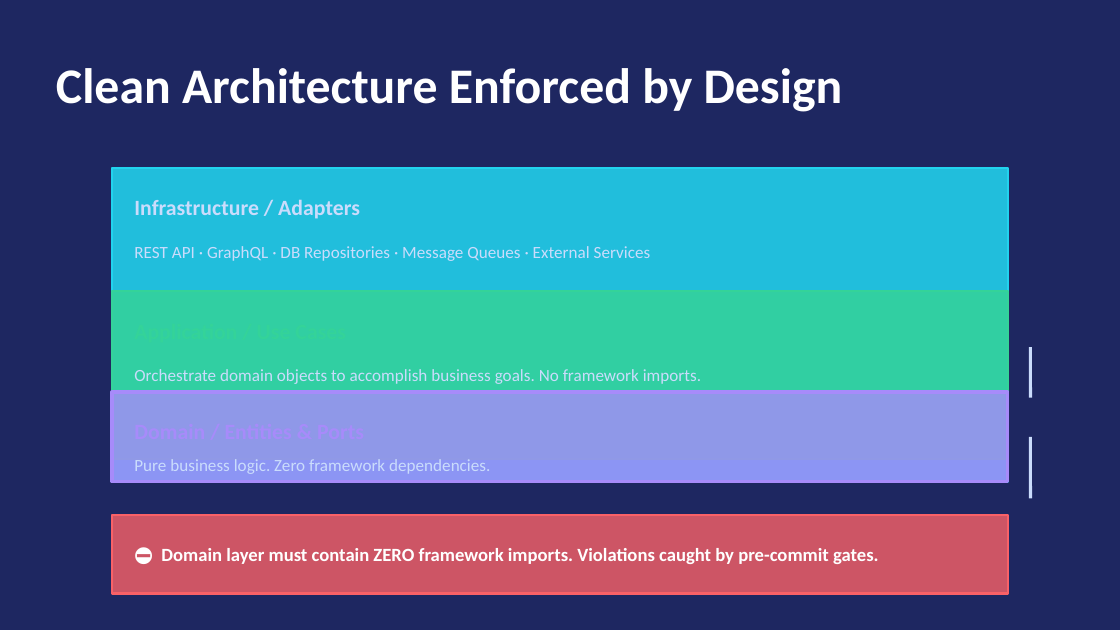
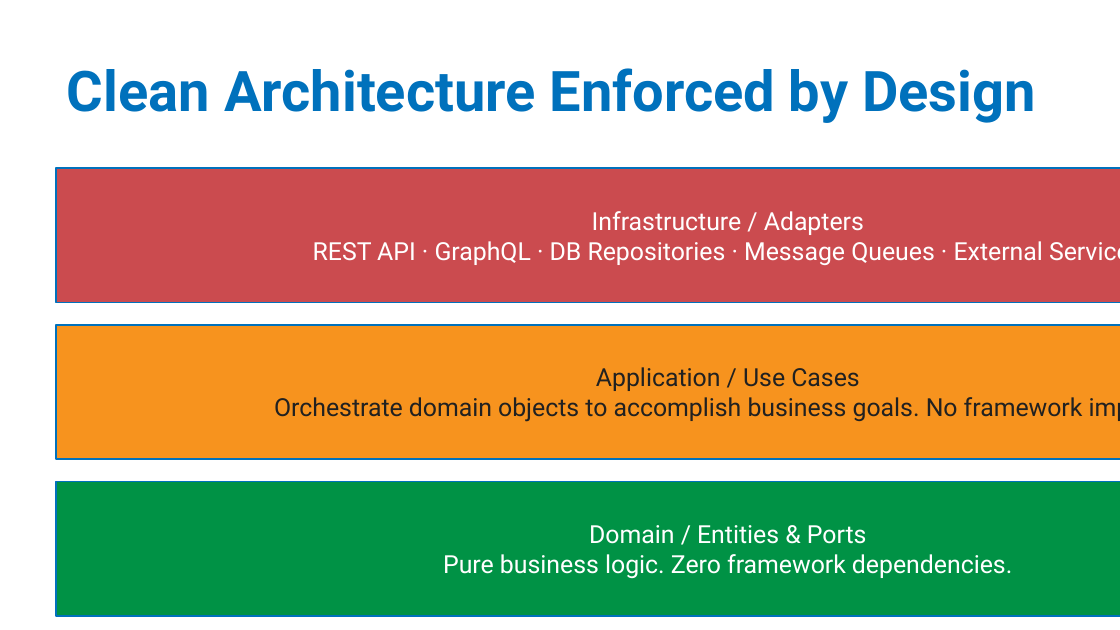
Before and after one commit to leonardsoetedjo/app-architecture-template, a slide deck: slide 4 of app-architecture-template-full.pptx. Drawn at 1120x630 pixels with LibreOffice and Linux fonts; fonts in the diff are those of the drawing. Boxes give left, top, right and bottom in pixels: in the first picture for what was removed or moved away, otherwise in the second. Text is boxed around its words. In the diff, an @@ line names an element or a change of style, - is before the commit and + after.

Commit message:
feat(pptx): rewrite deck with hermes-design-powerpoint standard

```diff
--- a/app-architecture-template-full.pptx
+++ b/app-architecture-template-full.pptx
@@ background #1E2761 to #FFFFFF @@
@@ text "Clean Architecture Enforced by Design": place and size @@
-text "Clean Architecture Enforced by Design" at bbox=[56, 68, 843, 112]
+text "Clean Architecture Enforced by Design" at bbox=[67, 68, 1036, 123]
@@ text "Clean Architecture Enforced by Design" at bbox=[67, 68, 1036, 123]: size 32 to 36 pt, font Calibri to Roboto, text colour #FFFFFF to #0071BC @@
@@ rectangle: place and size @@
-rectangle at bbox=[112, 168, 1008, 482]
+rectangle at bbox=[56, 168, 1120, 302]
@@ rectangle at bbox=[56, 168, 1120, 302]: fill #22D3EE at 88% opacity to #CB4B4F; outline #22D3EE 1.5 pt to #0071BC 1 pt; proportions changed @@
@@ text "Infrastructure / Adapters": place and size @@
-text "Infrastructure / Adapters" at bbox=[134, 246, 651, 261]
+text "Infrastructure / Adapters" at bbox=[313, 211, 1043, 265]
@@ text removed at bbox=[134, 199, 360, 219] @@
-Infrastructure / Adapters
@@ text at bbox=[592, 211, 864, 235]: paragraph added @@
+Infrastructure / Adapters
@@ text at bbox=[313, 241, 1043, 265]: size 11 to 16 pt, font Calibri to Roboto, text colour #CADCFC to #FFFFFF in "REST API · GraphQL · DB Repositories ..."; alignment left to centre @@
@@ rectangle removed at bbox=[112, 291, 1008, 459] @@
@@ rectangle added at bbox=[56, 325, 1120, 459], fill #F7931E, outline #0071BC 1 pt @@
@@ text "Application / Use Cases": place and size @@
-text "Application / Use Cases" at bbox=[134, 369, 701, 384]
+text "Application / Use Cases" at bbox=[274, 367, 1083, 422]
@@ line removed from (1030, 347) to (1030, 398) @@
@@ text at bbox=[596, 367, 859, 391]: paragraph added @@
+Application / Use Cases
@@ rectangle removed at bbox=[112, 392, 1008, 482] @@
@@ text at bbox=[274, 397, 1083, 422]: size 11 to 16 pt, font Calibri to Roboto, text colour #CADCFC to #212121 in "Orchestrate domain objects to accomplish business goals. ..."; alignment left to centre @@
@@ line removed from (1030, 437) to (1030, 498) @@
@@ rectangle added at bbox=[56, 482, 1120, 616], fill #009245, outline #0071BC 1 pt @@
@@ text "Domain / Entities & Ports": place and size @@
-text "Domain / Entities & Ports" at bbox=[134, 459, 490, 474]
+text "Domain / Entities & Ports" at bbox=[443, 525, 1012, 578]
@@ rectangle removed at bbox=[112, 515, 1008, 594] @@
@@ text at bbox=[589, 525, 867, 544]: paragraph added @@
+Domain / Entities & Ports
@@ text removed at bbox=[161, 548, 879, 564] @@
-⛔ Domain layer must contain ZERO framework imports. Violations caught by pre-commit gates.
@@ text at bbox=[443, 554, 1012, 578]: size 11 to 16 pt, font Calibri to Roboto, text colour #CADCFC to #FFFFFF in "Pure business logic. Zero framework dependencies."; alignment left to centre @@
```
Also in this commit, not shown: 15 other slides changed, 1 other file.
